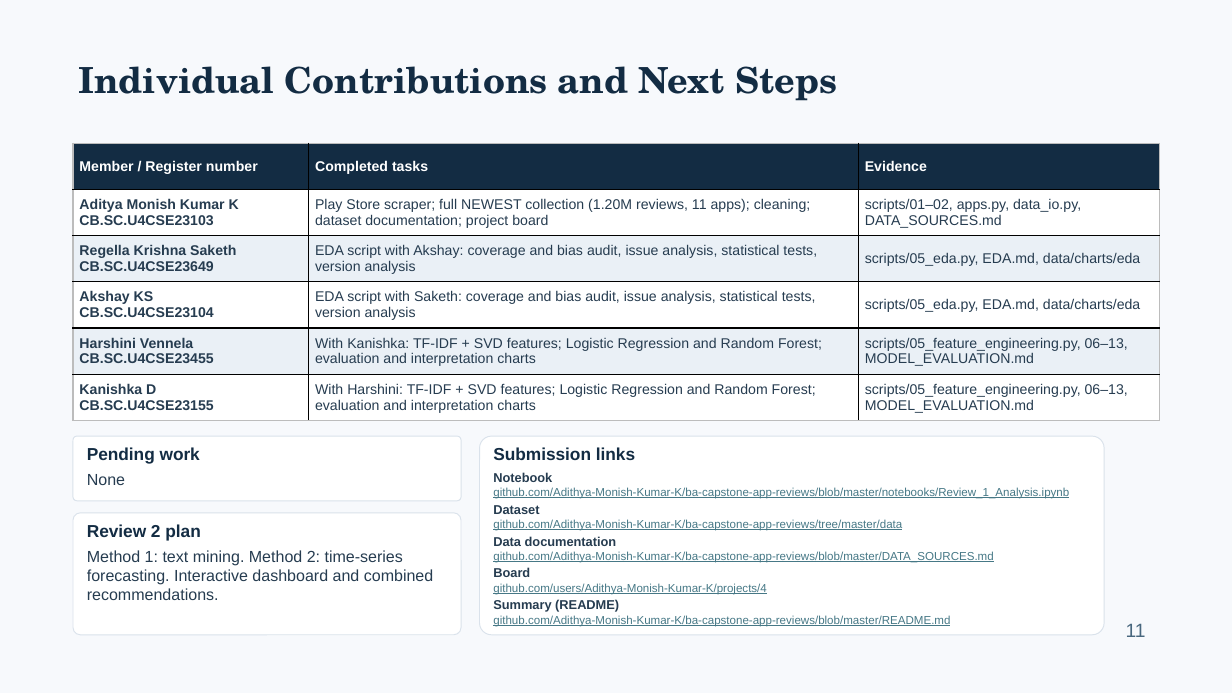
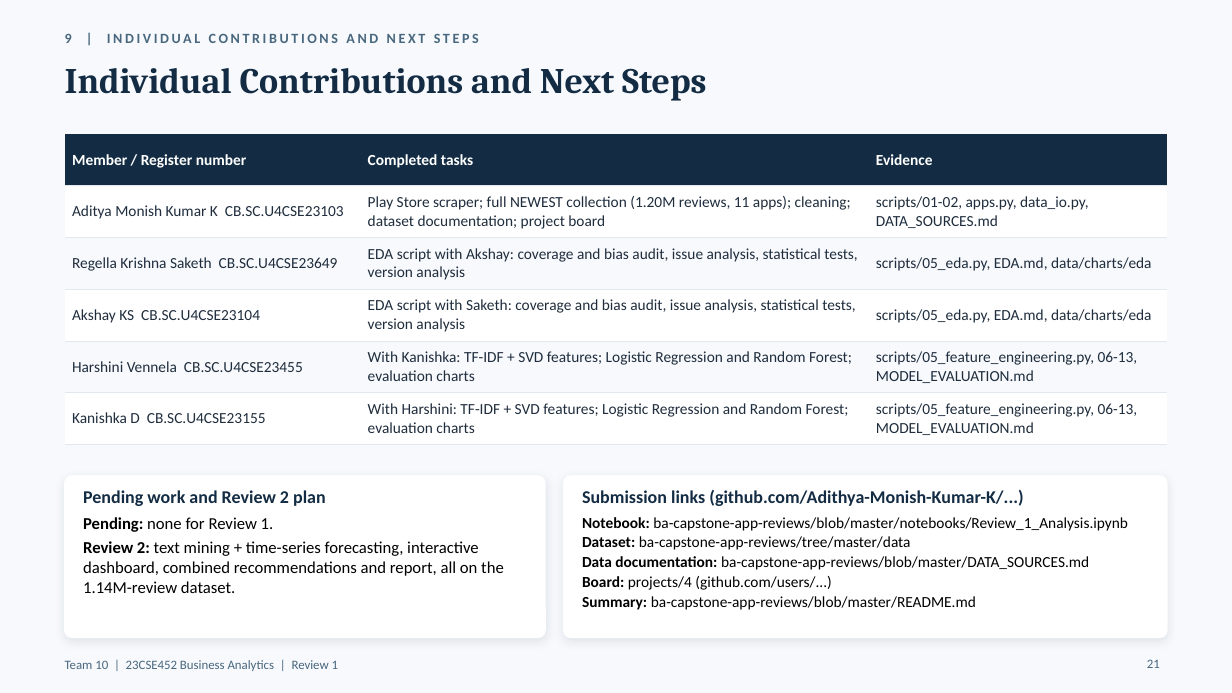
Before and after one commit to Adithya-Monish-Kumar-K/ba-capstone-app-reviews, a slide deck: slide 21 of docs/Review_1_Presentation.pptx (slide 11 before the commit). Drawn at 1232x693 pixels with LibreOffice and Linux fonts; fonts in the diff are those of the drawing. Boxes give left, top, right and bottom in pixels: in the first picture for what was removed or moved away, otherwise in the second. Text is boxed around its words. In the diff, an @@ line names an element or a change of style, - is before the commit and + after.

Commit message:
docs: rebuild Review 1 presentation on the format template (21 slides) with PDF copy

```diff
--- a/docs/Review_1_Presentation.pptx
+++ b/docs/Review_1_Presentation.pptx
@@ title "Individual Contributions and Next Steps" at <box>65,68,706,101</box>: font TeX Gyre Schola to Cambria @@
@@ text added at <box>65,33,479,43</box>, 11 pt, text #48677E, bold @@
+9 | INDIVIDUAL CONTRIBUTIONS AND NEXT STEPS
@@ table at <box>65,134,1167,439</box> @@
-row 2, column 3: scripts/01–02, apps.py, data_io.py, DATA_SOURCES.md
+row 2, column 3: scripts/01-02, apps.py, data_io.py, DATA_SOURCES.md
-row 5, column 2: With Kanishka: TF-IDF + SVD features; Logistic Regression and Random Forest; evaluation and interpretation charts
+row 5, column 2: With Kanishka: TF-IDF + SVD features; Logistic Regression and Random Forest; evaluation charts
-row 5, column 3: scripts/05_feature_engineering.py, 06–13, MODEL_EVALUATION.md
+row 5, column 3: scripts/05_feature_engineering.py, 06-13, MODEL_EVALUATION.md
-row 6, column 2: With Harshini: TF-IDF + SVD features; Logistic Regression and Random Forest; evaluation and interpretation charts
+row 6, column 2: With Harshini: TF-IDF + SVD features; Logistic Regression and Random Forest; evaluation charts
-row 6, column 3: scripts/05_feature_engineering.py, 06–13, MODEL_EVALUATION.md
+row 6, column 3: scripts/05_feature_engineering.py, 06-13, MODEL_EVALUATION.md
@@ fill #EAF0F6 to #F7F9FC in 6 cells @@
@@ size 11 to 12 pt, font Arial to Calibri in "Member / Register number", "Completed tasks", "Evidence", "Aditya Monish Kumar K CB.SC.U4CSE23103" and 9 more places @@
@@ text colour #263C50 to #1F2D3D in "Aditya Monish Kumar K CB.SC.U4CSE23103", "Play Store scraper; full NEWEST collection (1.20M ...", "Regella Krishna Saketh CB.SC.U4CSE23649", "EDA script with Akshay: coverage and bias ..." and 6 more places @@
@@ bold off in "Aditya Monish Kumar K CB.SC.U4CSE23103", "Regella Krishna Saketh CB.SC.U4CSE23649", "Akshay KS CB.SC.U4CSE23104", "Harshini Vennela CB.SC.U4CSE23455" and 1 more places @@
@@ borders changed @@
@@ table: place and size @@
-table at <box>73,143,1160,421</box>
+table at <box>65,134,1167,439</box>
@@ rounded rectangle removed at <box>73,436,461,501</box> @@
@@ rounded rectangle: place and size @@
-rounded rectangle at <box>73,513,461,635</box>
+rounded rectangle at <box>65,476,545,638</box>
@@ rounded rectangle at <box>65,476,545,638</box>: outline #DAE2EB 0.75 pt to #FFFFFF 1 pt; shadow on; proportions changed @@
@@ rounded rectangle at <box>564,476,1167,638</box>: outline #DAE2EB 0.75 pt to #FFFFFF 1 pt; shadow on; proportions changed @@
@@ rounded rectangle: place and size @@
-rounded rectangle at <box>480,436,1104,635</box>
+rounded rectangle at <box>564,476,1167,638</box>
@@ text at <box>83,490,326,506</box>: text changed; size 13.5 to 14 pt; font Arial to Calibri @@
-Pending work
-None
+Pending work and Review 2 plan
@@ text "Pending work and Review 2 ..." at <box>83,490,326,506</box>: vertical alignment top to middle @@
@@ text added at <box>582,490,1023,506</box>, 14 pt, text #132C43, bold @@
+Submission links (github.com/Adithya-Monish-Kumar-K/...)
@@ text at <box>83,517,504,593</box>: text changed; size 12.5 to 13 pt; font Arial to Calibri; text colour #263C50 to #000000 @@
-Review 2 plan
-Method 1: text mining. Method 2: time-series forecasting. Interactive dashboard and combined recommendations.
+Pending: none for Review 1.
+Review 2: text mining + time-series forecasting, interactive dashboard, combined recommendations and report, all on the 1.14M-review dataset.
@@ text at <box>582,517,1128,610</box>: text changed; size 9 to 12 pt; font Arial to Calibri; text colour #467886 to #000000 @@
-Submission links
-Notebook
-github.com/Adithya-Monish-Kumar-K/ba-capstone-app-reviews/blob/master/notebooks/Review_1_Analysis.ipynb
-Dataset
-github.com/Adithya-Monish-Kumar-K/ba-capstone-app-reviews/tree/master/data
-Data documentation
-github.com/Adithya-Monish-Kumar-K/ba-capstone-app-reviews/blob/master/DATA_SOURCES.md
-Board
-github.com/users/Adithya-Monish-Kumar-K/projects/4
-Summary (README)
-github.com/Adithya-Monish-Kumar-K/ba-capstone-app-reviews/blob/master/README.md
+Notebook: ba-capstone-app-reviews/blob/master/notebooks/Review_1_Analysis.ipynb
+Dataset: ba-capstone-app-reviews/tree/master/data
+Data documentation: ba-capstone-app-reviews/blob/master/DATA_SOURCES.md
+Board: projects/4 (github.com/users/...)
+Summary: ba-capstone-app-reviews/blob/master/README.md
@@ text removed at <box>1126,623,1146,637</box> @@
-11
@@ page number added at <box>1147,659,1160,668</box>, 10 pt, text #48677E @@
+21
@@ text added at <box>65,660,338,671</box>, 10 pt, text #48677E @@
+Team 10 | 23CSE452 Business Analytics | Review 1
```
Also in this commit, not shown: 4 other slides changed, 16 slides added, 6 slides removed, 1 other file.
